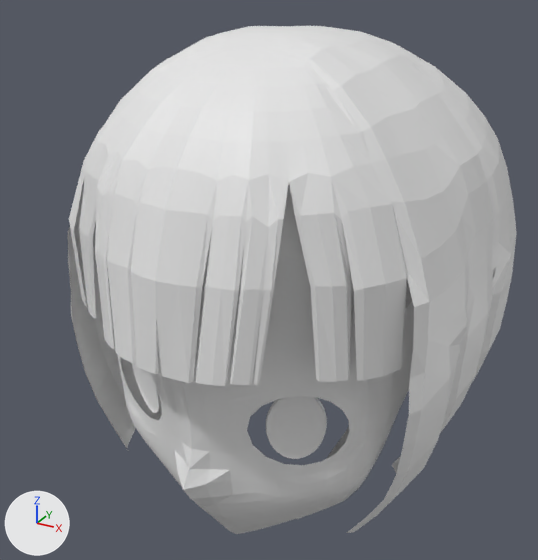
An edit to the Blender file untitled.blend, drawn before and after from the same camera.
The view is the same before and after, from a camera (50 mm lens) standing at (1.7, 2.79, 19.26) and looking at (-0.11, 6.06, 17.62). The lights are fixed; the arrows at lower left show +X, +Y and +Z.

The first picture shows 'eye', 'face', 'hair'.
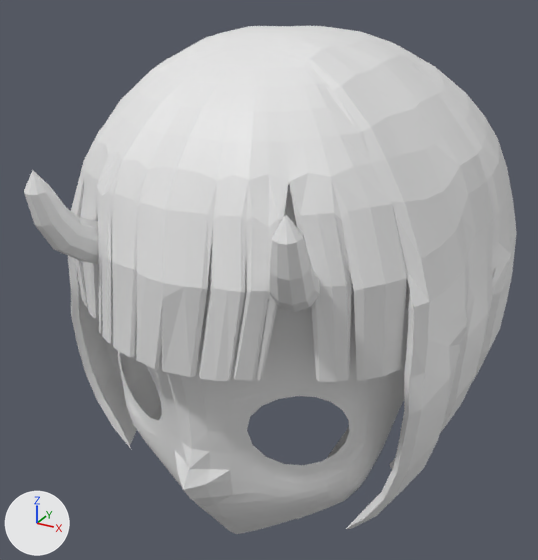
What differs and where, as boxes (x1, y1, x2, y2) in the pictures (538 x 560 px):
```json
{"object": "hair", "change": "reshaped, modifiers changed", "before": [68, 26, 517, 533], "after": [68, 26, 517, 529]}
{"object": "face", "change": "reshaped", "before": [118, 185, 414, 534], "after": [24, 170, 409, 534], "on screen": "30% wider"}
{"object": "eye", "change": "hidden", "before": [132, 363, 327, 459]}
{"part": 1, "of": "me_平面_006", "change": "built on", "before": [95, 186, 401, 533], "after": [68, 26, 496, 529]}
{"part": 2, "of": "me_平面", "change": "built on", "before": [235, 236, 313, 323], "after": [24, 170, 320, 323]}
```

Edits to the scene script, one JSON object a line:
```json
{"block": "me_平面_006", "where": "# used by ob_hair; location = (0.0, -1.0, 17.305); rotation_euler = (1.571, 0.0, 0.0), in degrees (90, 0, 0); scale = (0.158, 0.158, 0.158)"}
{"op": "remove", "block": "me_平面_006", "code": "me_平面_006.from_pydata(...)  # 575 vertices, 495 faces, 1 loose edge; spans x -1.9..7.0, y -3.9..10.4, z -53.1..-37.6"}
{"op": "add", "block": "me_平面_006", "code": "me_平面_006.from_pydata(...)  # 1772 vertices, 1766 faces; spans x -7.0..7.0, y -3.9..10.4, z -53.1..-37.6"}
{"block": "me_平面_006", "change": "me_平面_006 part 1: 18 vertices moved from x 0.1..6.5, y -1.9..4.9, z -53.0..-37.8 to x 0.3..6.5, y -1.9..4.9, z -53.0..-37.8; 59 vertices removed from x -1.9..5.2, y -3.9..4.9, z -52.9..-37.6; 1256 vertices added at x -7.0..6.7, y -3.9..10.3, z -53.1..-37.6"}
{"block": "me_平面", "where": "# used by ob_face; location = (0.0, -1.0, 17.305); rotation_euler = (1.571, 0.0, 0.0), in degrees (90, 0, 0); scale = (0.158, 0.158, 0.158)"}
{"op": "remove", "block": "me_平面", "code": "me_平面.from_pydata(...)  # 406 vertices, 348 faces; spans x 0.0..4.85, y -6.13..7.7, z -51.49..-38.31"}
{"op": "add", "block": "me_平面", "code": "me_平面.from_pydata(...)  # 463 vertices, 411 faces; spans x 0.0..4.85, y -6.13..7.7, z -51.49..-37.33"}
{"block": "me_平面", "change": "me_平面 part 2"}
{"block": "me_平面", "change": "2 vertices are removed from x 2.43..3.13, y 4.46..4.88, z -39.95..-39.52"}
{"block": "me_平面", "change": "6 faces are deleted"}
{"block": "me_平面", "change": "4 vertices move from x 2.29..3.29, y 3.98..5.39, z -40.03..-39.47 to x 2.21..3.32, y 3.68..5.58, z -40.1..-39.45"}
{"block": "me_平面", "change": "59 vertices are added at x 2.21..4.12, y 3.9..7.25, z -40.18..-37.33"}
{"block": "me_平面", "change": "69 new faces join them"}
{"op": "remove", "block": "ob_hair", "code": "_m = ob_hair.modifiers.new('ミラー', 'MIRROR')"}
{"op": "remove", "block": "ob_hair", "code": "_m.use_clip = True"}
{"op": "add", "block": "ob_eye", "code": "ob_eye.hide_viewport = True"}
```
